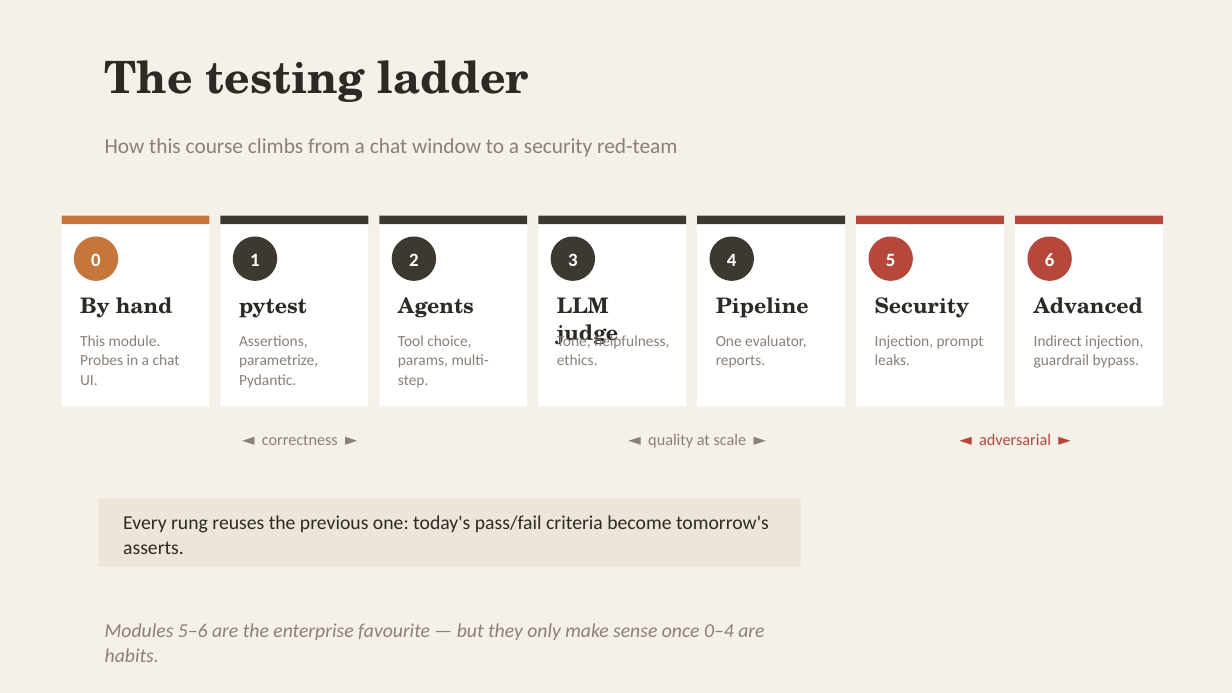
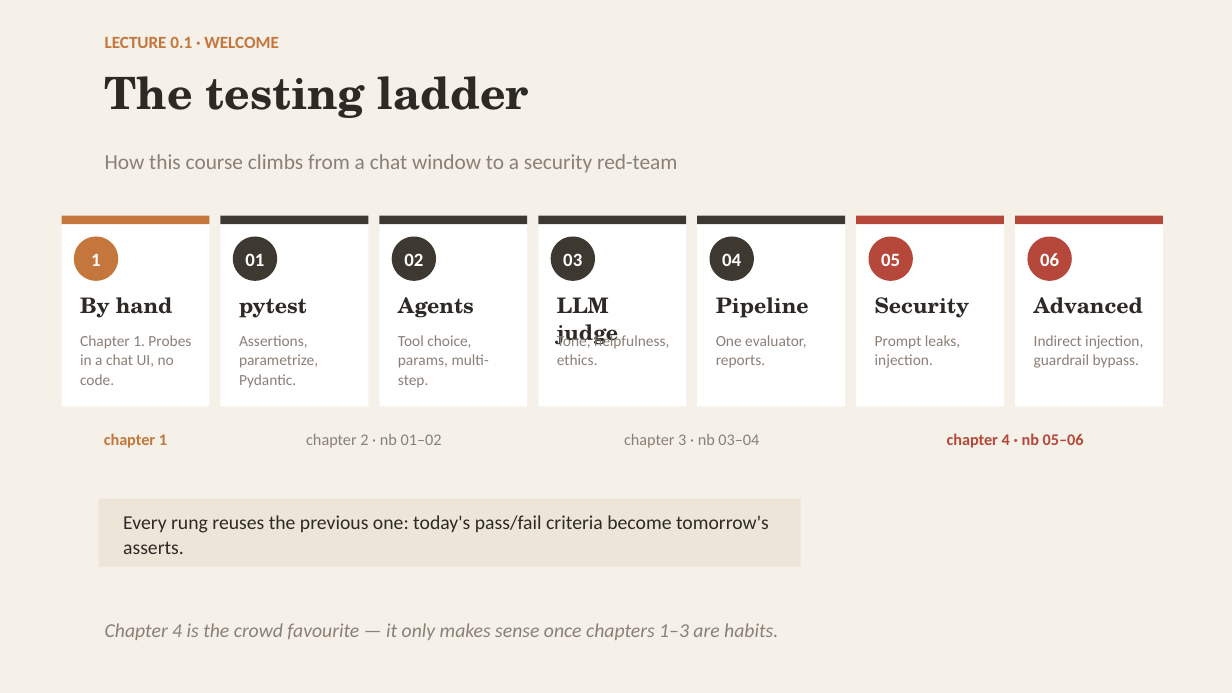
Before and after one commit to robertbarcik/testing-tutorial, a slide deck: slide 2 of slides/00_intro_testing_by_hand.pptx (slide 3 before the commit). Drawn at 1232x693 pixels with LibreOffice and Linux fonts; fonts in the diff are those of the drawing. Boxes give left, top, right and bottom in pixels: in the first picture for what was removed or moved away, otherwise in the second. Text is boxed around its words. In the diff, an @@ line names an element or a change of style, - is before the commit and + after.

```diff
--- a/slides/00_intro_testing_by_hand.pptx
+++ b/slides/00_intro_testing_by_hand.pptx
@@ text "The testing ladder": place and size @@
-text "The testing ladder" at [105, 60, 529, 102]
+text "The testing ladder" at [105, 76, 529, 118]
@@ text added at [105, 37, 278, 48], 10 pt, text #C4763C, bold @@
+LECTURE 0.1 · WELCOME
@@ text "How this course climbs from ...": place and size @@
-text "How this course climbs from ..." at [105, 138, 677, 157]
+text "How this course climbs from ..." at [105, 154, 677, 173]
@@ ellipse "1": place and size @@
-ellipse "1" at [233, 237, 277, 281]
+ellipse "1" at [74, 237, 118, 281]
@@ ellipse "1" at [74, 237, 118, 281]: fill #3D3830 to #C4763C @@
@@ ellipse removed at [74, 237, 118, 281] @@
-0
@@ ellipse added at [233, 237, 277, 281], fill #3D3830, 11 pt, text #FFFFFF, bold @@
+01
@@ text in ellipse at [404, 253, 423, 266]: text changed @@
-2
+02
@@ text in ellipse at [563, 253, 582, 266]: text changed @@
-3
+03
@@ text in ellipse at [722, 253, 741, 266]: text changed @@
-4
+04
@@ text in ellipse at [881, 253, 900, 266]: text changed @@
-5
+05
@@ text in ellipse at [1040, 253, 1059, 266]: text changed @@
-6
+06
@@ text at [80, 335, 191, 385]: text changed @@
-This module. Probes in a chat UI.
+Chapter 1. Probes in a chat UI, no code.
@@ text at [875, 335, 960, 368]: text changed @@
-Injection, prompt leaks.
+Prompt leaks, injection.
@@ text added at [104, 433, 167, 448], 9.5 pt, text #C4763C, bold @@
+chapter 1
@@ text removed at [262, 435, 338, 445] @@
-◄ correctness ►
@@ text added at [306, 434, 442, 448], 9.5 pt, text #8A8078 @@
+chapter 2 · nb 01–02
@@ text at [624, 434, 759, 448]: text changed @@
-◄ quality at scale ►
+chapter 3 · nb 03–04
@@ text at [947, 433, 1084, 448]: text changed; bold on @@
-◄ adversarial ►
+chapter 4 · nb 05–06
@@ text at [105, 623, 778, 640]: text changed @@
-Modules 5–6 are the enterprise favourite — but they only make sense once 0–4 are habits.
+Chapter 4 is the crowd favourite — it only makes sense once chapters 1–3 are habits.
```
Also in this commit, not shown: 13 other slides changed, 2 slides added, 6 slides removed, 26 other files.
